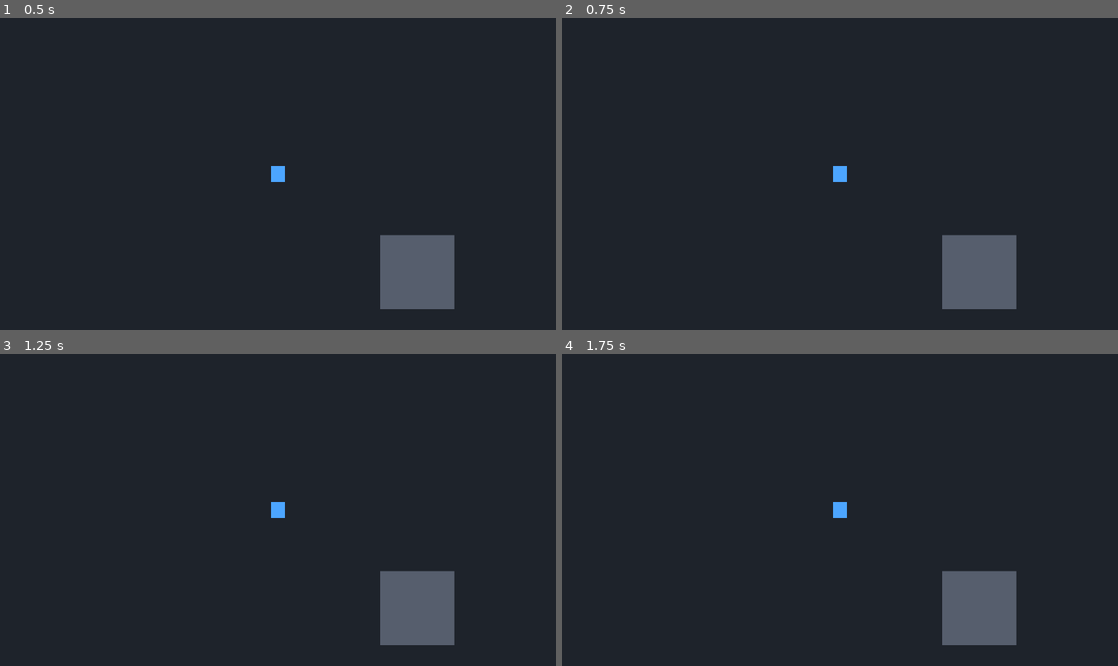
Above: before the commit, frames 1-4 (two rows, left to right).
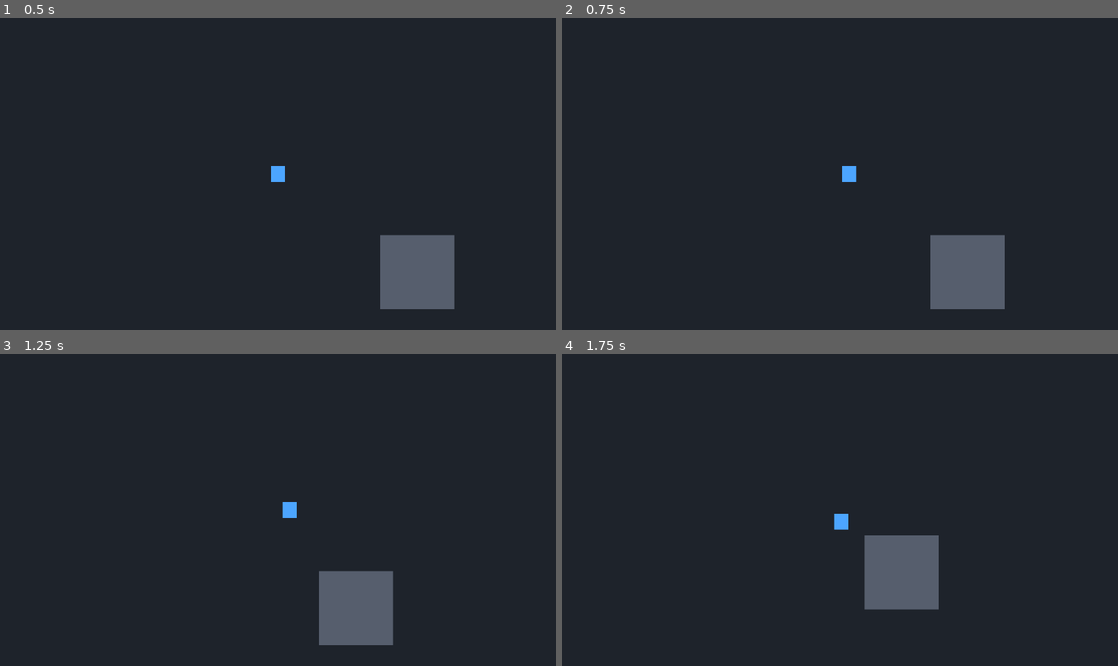
Above: after the commit, the same moments.

Repository: kikajima/dragonballsoullegacy
Game: Godot game, scene res://scenes/bootstrap/bootstrap.tscn
The game is run twice, just before and just after one commit, with the same random seed, the same clock (stepped at 60 frames per second) and the same inputs.
Inputs:
- Up to frame 1 (0.5 s): no input
- Up to frame 2 (0.75 s): tap Enter at 0.5 s; hold D (move_right, bound only after the commit) from 0.53 s (still down); hold Shift (block, bound only after the commit) from 0.53 s (still down); tap J (attack, bound only after the commit) at 0.6 s
- Up to frame 3 (1.25 s): keep holding D (move_right, bound only after the commit); keep holding Shift (block, bound only after the commit)
- Up to frame 4 (1.75 s): release D (move_right, bound only after the commit) at 1.28 s; release Shift (block, bound only after the commit) at 1.28 s; hold S (move_down, bound only after the commit) from 1.28 s (still down); tap Shift (block, bound only after the commit) at 1.35 s; tap L (charge_ki, bound only after the commit) at 1.55 s

Frame 1 is identical in both runs. In frame 2, 1.2% of the frame differs, in the area x 48-82%, y 47-94%; in frame 3, 5.5%; in frame 4, 6.6%.

Commit message:
feat: add project input map

Diff:
--- a/project.godot
+++ b/project.godot
@@ -24,6 +24,63 @@
 window/stretch/mode="canvas_items"
 window/stretch/aspect="expand"
 
+[input]
+
+move_up={
+"deadzone": 0.5,
+"events": [Object(InputEventKey,"resource_local_to_scene":false,"resource_name":"","device":-1,"window_id":0,"alt_pressed":false,"shift_pressed":false,"ctrl_pressed":false,"meta_pressed":false,"pressed":false,"keycode":0,"physical_keycode":87,"key_label":0,"unicode":119,"location":0,"echo":false,"script":null)
+, Object(InputEventKey,"resource_local_to_scene":false,"resource_name":"","device":-1,"window_id":0,"alt_pressed":false,"shift_pressed":false,"ctrl_pressed":false,"meta_pressed":false,"pressed":false,"keycode":4194320,"physical_keycode":0,"key_label":0,"unicode":0,"location":0,"echo":false,"script":null)
+]
+}
+move_down={
+"deadzone": 0.5,
+"events": [Object(InputEventKey,"resource_local_to_scene":false,"resource_name":"","device":-1,"window_id":0,"alt_pressed":false,"shift_pressed":false,"ctrl_pressed":false,"meta_pressed":false,"pressed":false,"keycode":0,"physical_keycode":83,"key_label":0,"unicode":115,"location":0,"echo":false,"script":null)
+, Object(InputEventKey,"resource_local_to_scene":false,"resource_name":"","device":-1,"window_id":0,"alt_pressed":false,"shift_pressed":false,"ctrl_pressed":false,"meta_pressed":false,"pressed":false,"keycode":4194322,"physical_keycode":0,"key_label":0,"unicode":0,"location":0,"echo":false,"script":null)
+]
+}
+move_left={
+"deadzone": 0.5,
+"events": [Object(InputEventKey,"resource_local_to_scene":false,"resource_name":"","device":-1,"window_id":0,"alt_pressed":false,"shift_pressed":false,"ctrl_pressed":false,"meta_pressed":false,"pressed":false,"keycode":0,"physical_keycode":65,"key_label":0,"unicode":97,"location":0,"echo":false,"script":null)
+, Object(InputEventKey,"resource_local_to_scene":false,"resource_name":"","device":-1,"window_id":0,"alt_pressed":false,"shift_pressed":false,"ctrl_pressed":false,"meta_pressed":false,"pressed":false,"keycode":4194319,"physical_keycode":0,"key_label":0,"unicode":0,"location":0,"echo":false,"script":null)
+]
+}
+move_right={
+"deadzone": 0.5,
+"events": [Object(InputEventKey,"resource_local_to_scene":false,"resource_name":"","device":-1,"window_id":0,"alt_pressed":false,"shift_pressed":false,"ctrl_pressed":false,"meta_pressed":false,"pressed":false,"keycode":0,"physical_keycode":68,"key_label":0,"unicode":100,"location":0,"echo":false,"script":null)
+, Object(InputEventKey,"resource_local_to_scene":false,"resource_name":"","device":-1,"window_id":0,"alt_pressed":false,"shift_pressed":false,"ctrl_pressed":false,"meta_pressed":false,"pressed":false,"keycode":4194321,"physical_keycode":0,"key_label":0,"unicode":0,"location":0,"echo":false,"script":null)
+]
+}
+attack={
+"deadzone": 0.5,
+"events": [Object(InputEventKey,"resource_local_to_scene":false,"resource_name":"","device":-1,"window_id":0,"alt_pressed":false,"shift_pressed":false,"ctrl_pressed":false,"meta_pressed":false,"pressed":false,"keycode":0,"physical_keycode":74,"key_label":0,"unicode":106,"location":0,"echo":false,"script":null)
+]
+}
+ki_blast={
+"deadzone": 0.5,
+"events": [Object(InputEventKey,"resource_local_to_scene":false,"resource_name":"","device":-1,"window_id":0,"alt_pressed":false,"shift_pressed":false,"ctrl_pressed":false,"meta_pressed":false,"pressed":false,"keycode":0,"physical_keycode":75,"key_label":0,"unicode":107,"location":0,"echo":false,"script":null)
+]
+}
+dash={
+"deadzone": 0.5,
+"events": [Object(InputEventKey,"resource_local_to_scene":false,"resource_name":"","device":-1,"window_id":0,"alt_pressed":false,"shift_pressed":false,"ctrl_pressed":false,"meta_pressed":false,"pressed":false,"keycode":32,"physical_keycode":32,"key_label":32,"unicode":32,"location":0,"echo":false,"script":null)
+]
+}
+block={
+"deadzone": 0.5,
+"events": [Object(InputEventKey,"resource_local_to_scene":false,"resource_name":"","device":-1,"window_id":0,"alt_pressed":false,"shift_pressed":false,"ctrl_pressed":false,"meta_pressed":false,"pressed":false,"keycode":4194325,"physical_keycode":0,"key_label":0,"unicode":0,"location":1,"echo":false,"script":null)
+]
+}
+charge_ki={
+"deadzone": 0.5,
+"events": [Object(InputEventKey,"resource_local_to_scene":false,"resource_name":"","device":-1,"window_id":0,"alt_pressed":false,"shift_pressed":false,"ctrl_pressed":false,"meta_pressed":false,"pressed":false,"keycode":0,"physical_keycode":76,"key_label":0,"unicode":108,"location":0,"echo":false,"script":null)
+]
+}
+interact={
+"deadzone": 0.5,
+"events": [Object(InputEventKey,"resource_local_to_scene":false,"resource_name":"","device":-1,"window_id":0,"alt_pressed":false,"shift_pressed":false,"ctrl_pressed":false,"meta_pressed":false,"pressed":false,"keycode":0,"physical_keycode":69,"key_label":0,"unicode":101,"location":0,"echo":false,"script":null)
+]
+}
+
 [layer_names]
 
 2d_physics/layer_1="World"
